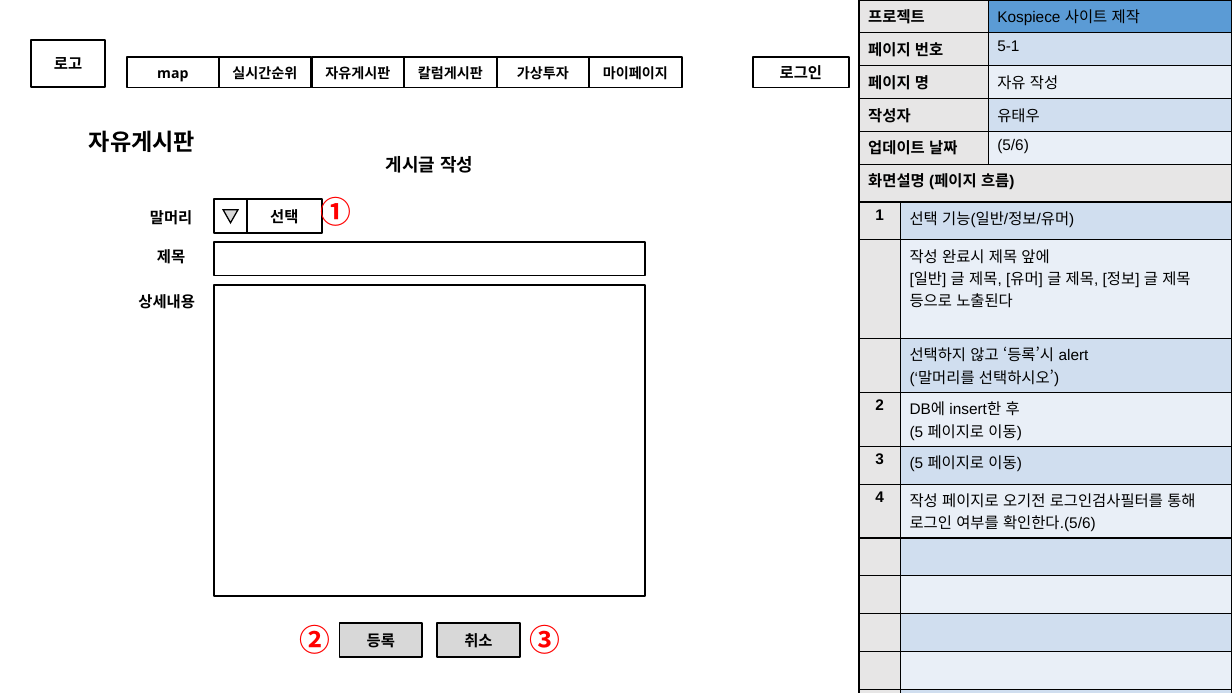
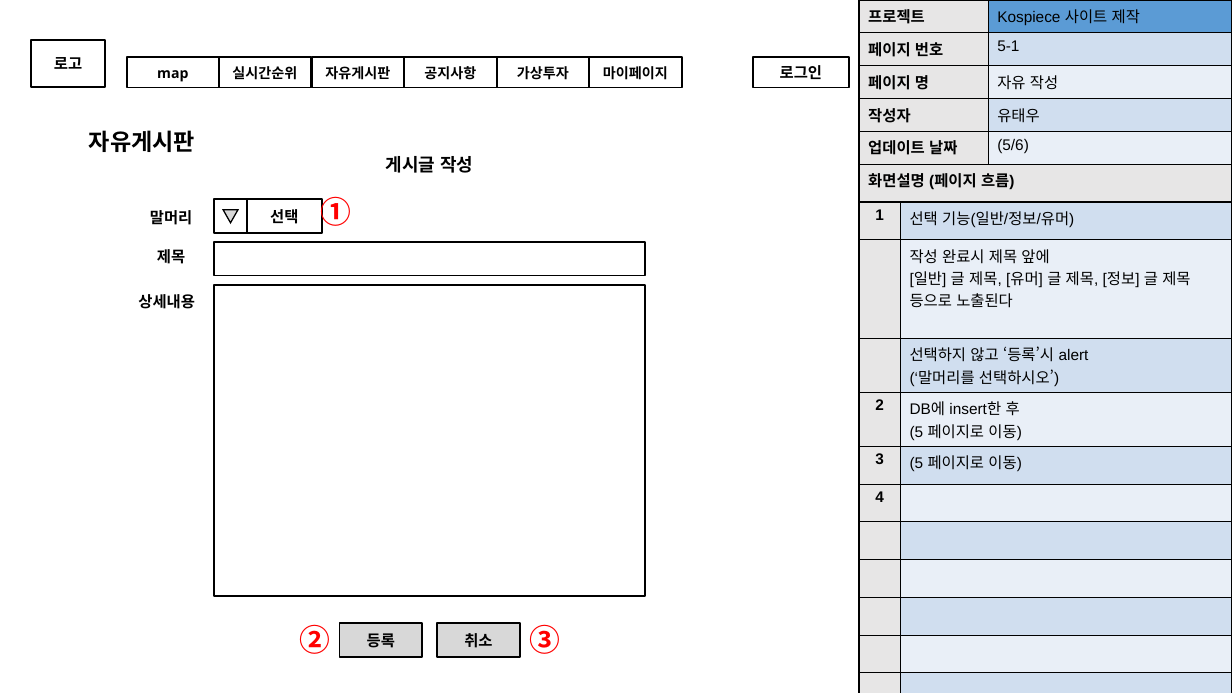
Before and after one commit to aa991102/kospiece, a slide deck: slide 30 of PersonalFolder/modeling/코스피스-스토리보드-통합.pptx. Drawn at 1232x693 pixels with LibreOffice and Linux fonts; fonts in the diff are those of the drawing. Boxes give left, top, right and bottom in pixels: in the first picture for what was removed or moved away, otherwise in the second. Text is boxed around its words. In the diff, an @@ line names an element or a change of style, - is before the commit and + after.

```diff
--- a/PersonalFolder/modeling/코스피스-스토리보드-통합.pptx
+++ b/PersonalFolder/modeling/코스피스-스토리보드-통합.pptx
@@ text in rectangle at (424,66,476,80): text changed @@
-칼럼게시판
+공지사항
@@ table at (860,165,1232,693) @@
-row 7, column 2: 작성 페이지로 오기전 로그인검사필터를 통해 로그인 여부를 확인한다.(5/6)
+row 7, column 2: 
```
Also in this commit, not shown: 11 other slides changed, 8 other files.
